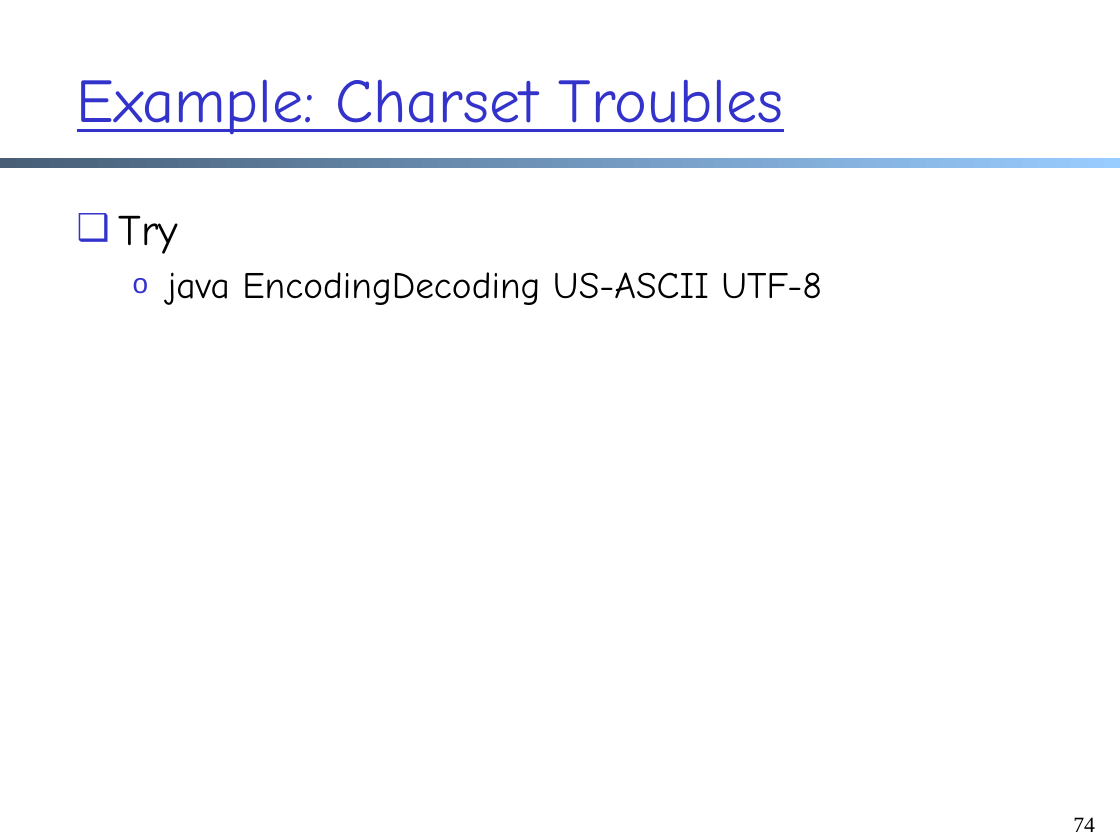
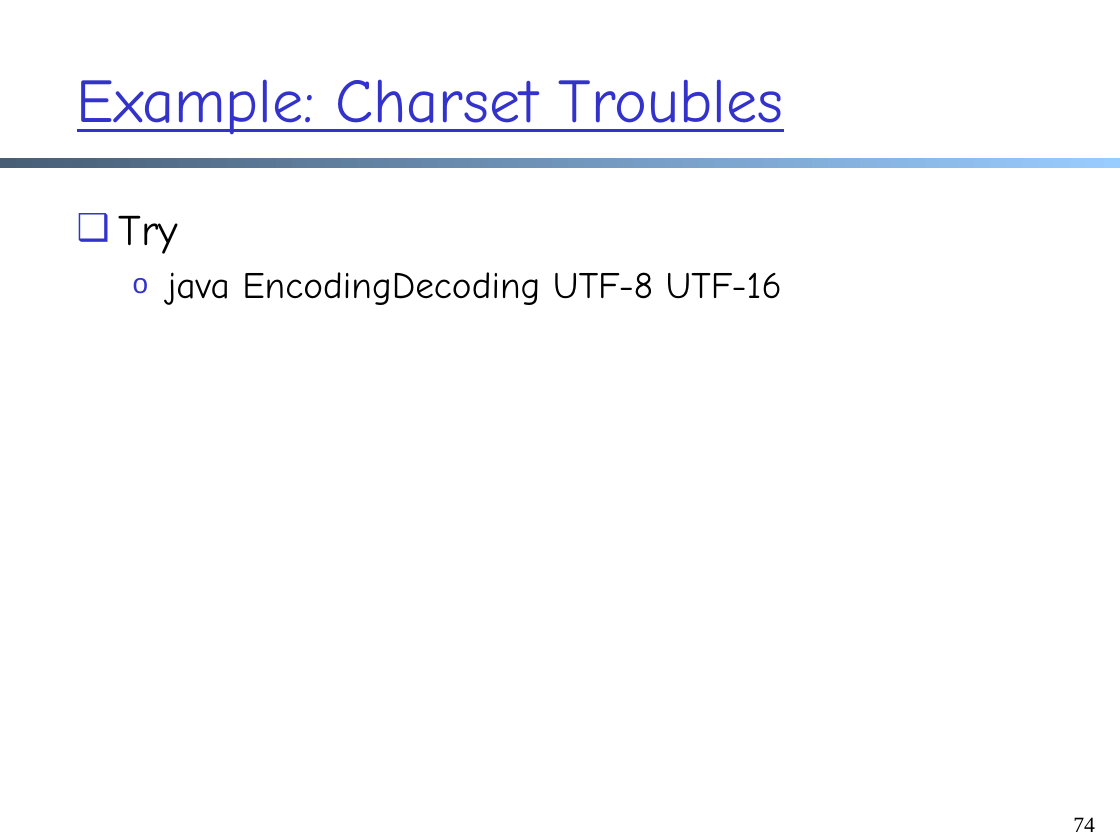
Before and after one commit to xiangq27/xiangq27.github.io, a slide deck: slide 74 of courses/cnns-xmuf22/files/lectures/application-socket-programming.pptx. Drawn at 1120x840 pixels with LibreOffice and Linux fonts; fonts in the diff are those of the drawing. Boxes give left, top, right and bottom in pixels: in the first picture for what was removed or moved away, otherwise in the second. Text is boxed around its words. In the diff, an @@ line names an element or a change of style, - is before the commit and + after.

```diff
--- a/courses/cnns-xmuf22/files/lectures/application-socket-programming.pptx
+++ b/courses/cnns-xmuf22/files/lectures/application-socket-programming.pptx
@@ text at [168, 272, 782, 305]: text changed @@
-  o java EncodingDecoding US-ASCII UTF-8
+  o java EncodingDecoding UTF-8 UTF-16
```
Also in this commit, not shown: 5 other files.
